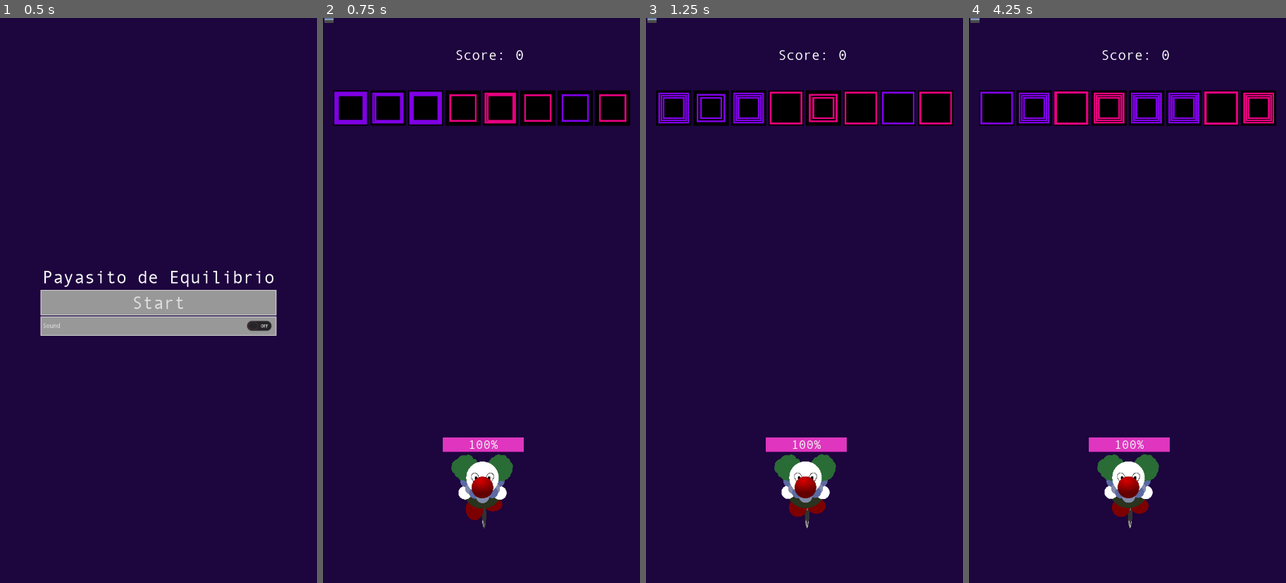
Above: before the commit, frames 1-4 (left to right).
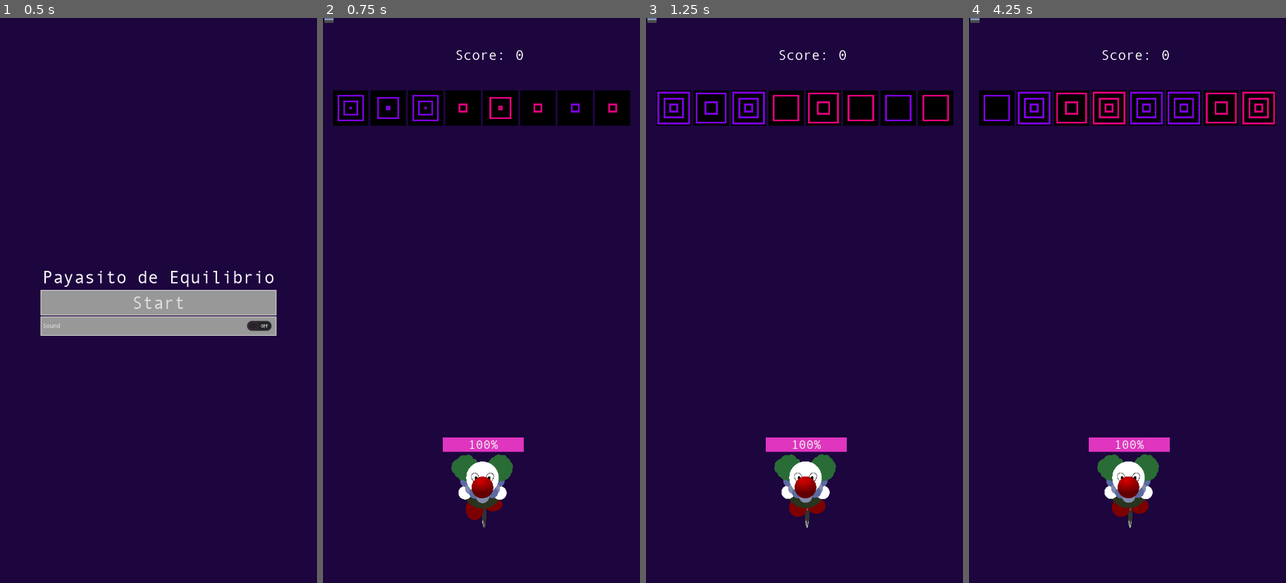
Above: after the commit, the same moments.

Repository: drarbego/payaso-de-equilibrio
Game: Godot game, scene res://StartGameMenu.tscn
The game is run twice, just before and just after one commit, with the same random seed, the same clock (stepped at 60 frames per second) and the same inputs. The engine's default icon, where the game draws it, is replaced by a stand-in: a white triangle on a blue panel in a dark square. A sky picture missing from this copy of the repository is replaced by a grey-blue gradient.
Inputs (mouse positions are in pixels of both pictures, inside the frame that each line leads up to):
- Up to frame 1 (0.5 s): no input
- Up to frame 2 (0.75 s): click "Start" at 0.5 s
- Up to frame 3 (1.25 s): no input
- Up to frame 4 (4.25 s): move the mouse to (1197, 272) at 1.27 s; press the mouse at (1197, 272) at 1.28 s; hold Right (ui_right) 1.28-2.03 s; move the mouse to (1064, 328) at 2.02 s; release the mouse at (1064, 328) at 2.03 s; hold Left (ui_left) 2.03-2.78 s; click (1064, 328) at 2.1 s; move the mouse to (1159, 176) at 2.77 s; press the mouse at (1159, 176) at 2.78 s; hold Right (ui_right) 2.78-3.5 s; release the mouse at (1159, 176) at 3.5 s; click "Restart" at 3.5 s

Frame 1 is identical in both runs. In frame 2, 2.0% of the frame differs, in the area x 3-96%, y 13-19%; in frame 3, 2.4%; in frame 4, 2.6%, in the area x 3-97%, y 13-19%.

Commit message:
Improve shader animation

Diff:
--- a/Bricks/Brick.shader
+++ b/Bricks/Brick.shader
@@ -1,13 +1,11 @@
 shader_type canvas_item;
 
 uniform bool is_aggresive = false;
-uniform int health = 5;
-
-const float STEP_SIZE = 0.15;
+uniform int health = 3;
 
 float sawtooth(float time) {
 	float health_float = float(health);
-	return (time - health_float * floor(time / health_float)) / health_float;
+	return 0.5 * ((time - health_float * floor(time / health_float)) / health_float);
 }
 
 bool is_within(vec2 uv, vec4 outer, vec4 inner) {
@@ -21,8 +19,7 @@
 }
 
 vec4 get_outer(int iter, float time) {
-	// iter sería el desfase
-	float range = float(iter) * STEP_SIZE * sawtooth(time);
+	float range = sawtooth(time + float(iter));
 
 	return vec4(
 		abs(range),
@@ -34,7 +31,7 @@
 
 vec4 get_color(vec2 uv, float time) {
 	for(int i = 0; i < health; i++) {
-		vec4 outer = get_outer(i+1, time);
+		vec4 outer = get_outer(i, time);
 		vec4 inner = outer + vec4(vec2(0.05), vec2(-0.05));
 
 		if (is_within(uv, outer, inner)) {
